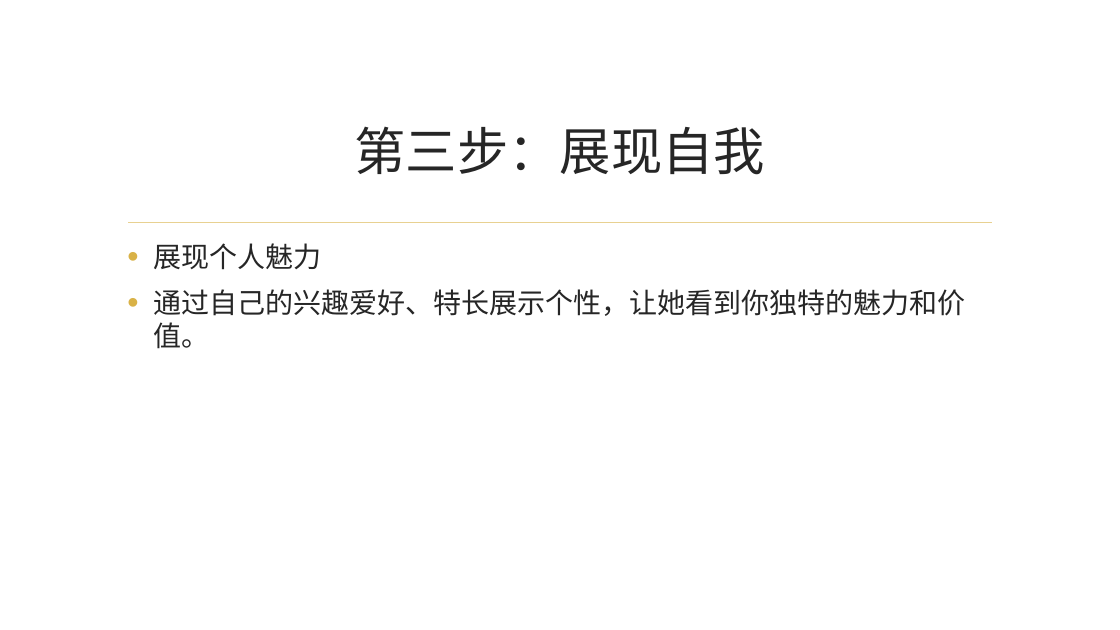
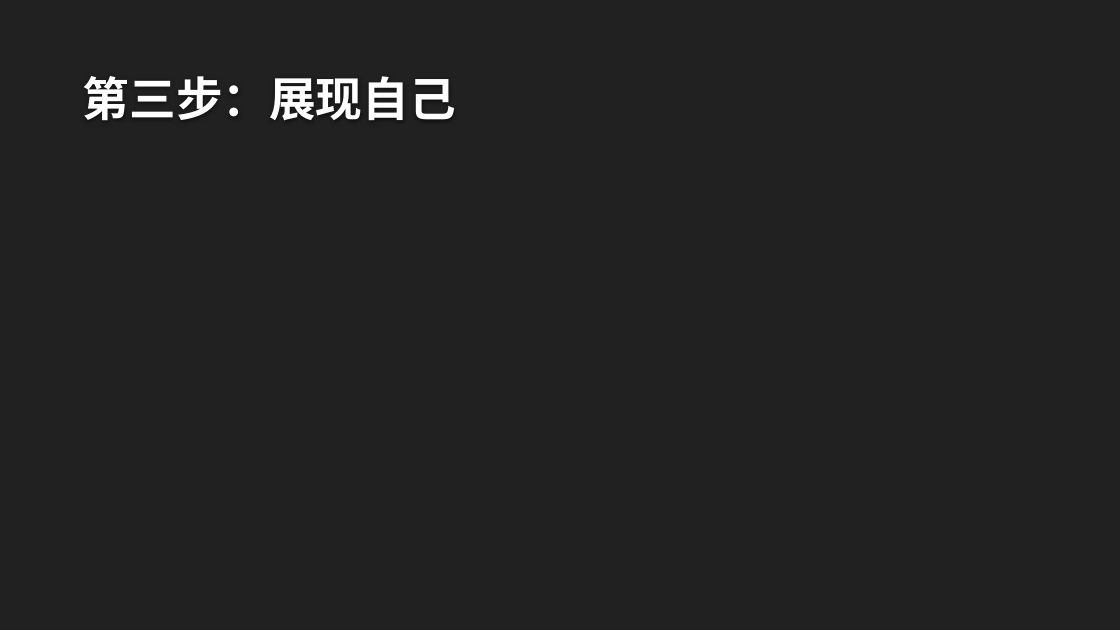
Before and after one commit to Lizhenghe-Chen/AIFileGenerator, a slide deck: slide 5 of Output/666/test.pptx. Drawn at 1120x630 pixels with LibreOffice and Linux fonts; fonts in the diff are those of the drawing; background and template pictures are left out. Boxes give left, top, right and bottom in pixels: in the first picture for what was removed or moved away, otherwise in the second. Text is boxed around its words. In the diff, an @@ line names an element or a change of style, - is before the commit and + after.

```diff
--- a/Output/666/test.pptx
+++ b/Output/666/test.pptx
@@ background picture (left out) to #212121 @@
@@ title "第三步：展现自己" at [83,76,456,121]: vertical alignment middle to bottom @@
@@ title at [83,76,456,121]: text changed; size 44 to 40 pt; font Times New Roman to Quicksand; text colour #262626 to #FEFEFE; bold on @@
-第三步：展现自我
+第三步：展现自己
@@ line removed from (129, 223) to (992, 223) @@
@@ text removed at [154,243,966,349] @@
-• 展现个人魅力
-• 通过自己的兴趣爱好、特长展示个性，让她看到你独特的魅力和价值。
```
Also in this commit, not shown: 3 other slides changed, 2 slides added, 2 slides removed, 5 other files.
